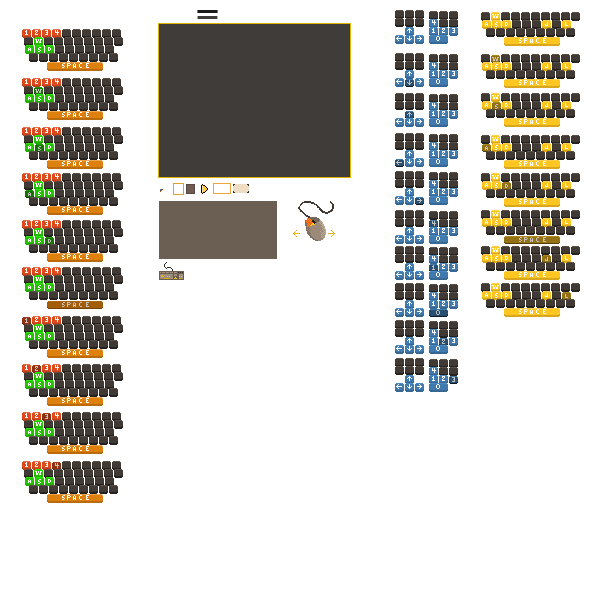
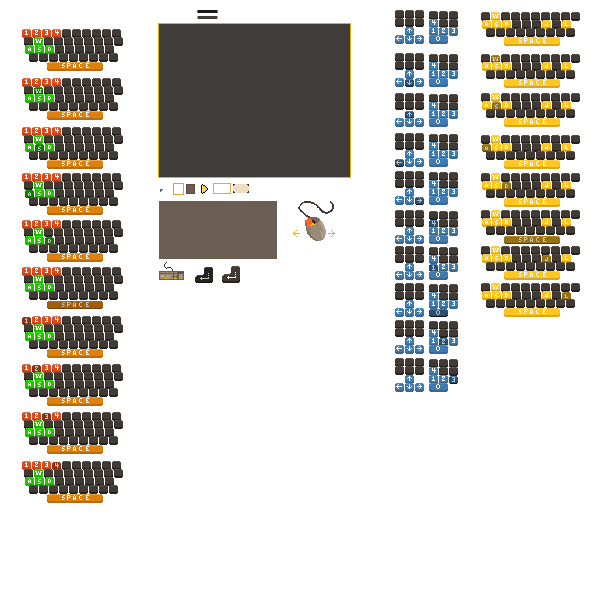
Two versions of the same layered image (600x600). Layer-by-layer changes:
added layer "Keyboard unclicked" above "Keyboard clicked" over [222, 266, 240, 283]
added layer "Keyboard clicked" above "Keyboard - A Clicked" over [195, 267, 213, 283]
